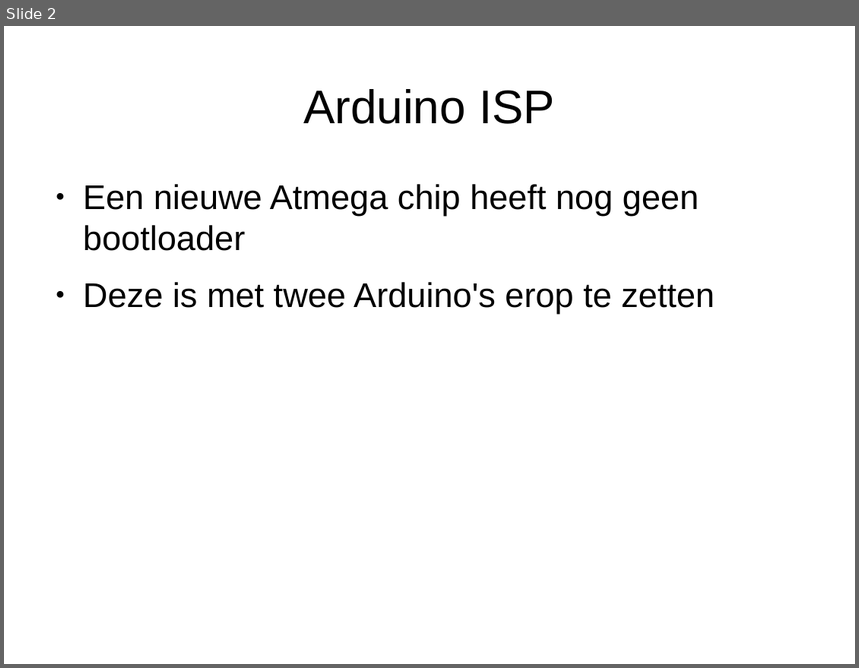
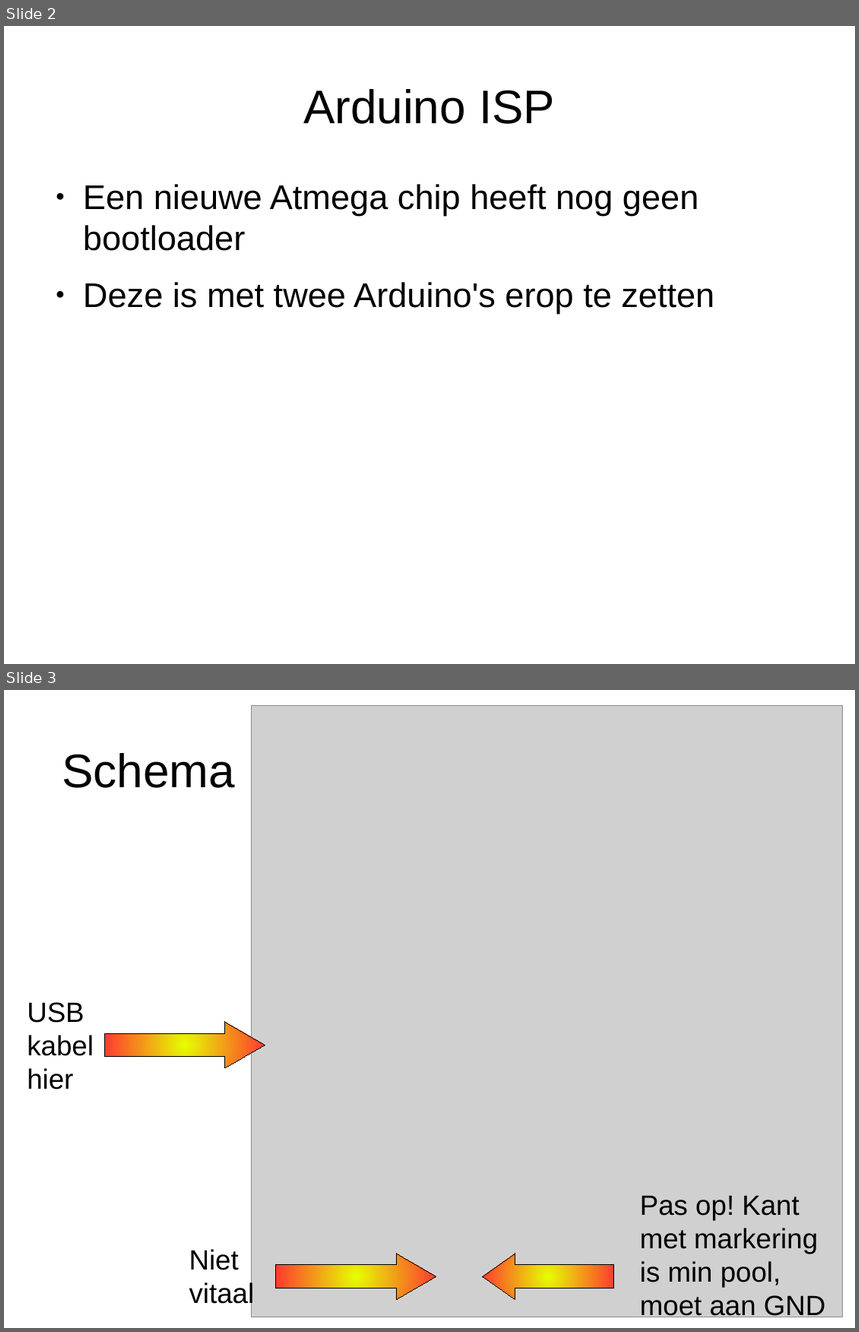
Before and after one commit to djog/arduino_cursus, a slide deck: Raw/ArduinoIsp.odp. Shown one above the other, each under a label of ours: slide 2 before the commit, slides 2 and 3 after it. The pictures are 859x668 and 859x1332 pixels, drawn with LibreOffice and Linux fonts; fonts in the diff are those of the drawing; grey boxes stand for pictures. Boxes give left, top, right and bottom in pixels: in the first picture for what was removed or moved away, otherwise in the second. Text is boxed around its words. In the diff, an @@ line names an element or a change of style, - is before the commit and + after.

```diff
--- a/Raw/ArduinoIsp.odp
+++ b/Raw/ArduinoIsp.odp
@@ slide 3 added at [4,690,855,1328], background #FFFFFF @@
@@ picture added at [251,705,843,1318] @@
@@ title added at [63,753,236,788], 44 pt, text #000000 @@
+Schema
@@ text added at [27,1002,94,1090], 26 pt, text #000000 @@
+USB
+kabel hier
@@ right arrow added at [104,1022,265,1068], fill gradient #E6FF00 to #FF3333, outline #000000 0 pt @@
@@ text added at [640,1195,826,1322], 26 pt, text #000000 @@
+Pas op! Kant met markering is min pool, moet aan GND
@@ text added at [189,1249,255,1309], 26 pt, text #000000 @@
+Niet vitaal
@@ right arrow added at [276,1254,436,1300], fill gradient #E6FF00 to #FF3333, outline #000000 0 pt @@
@@ right arrow added at [483,1254,614,1300], fill gradient #E6FF00 to #FF3333, outline #000000 0 pt @@
```
Also in this commit, not shown: 1 slide changed, 4 other slides added, 1 slide removed, 6 other files.
